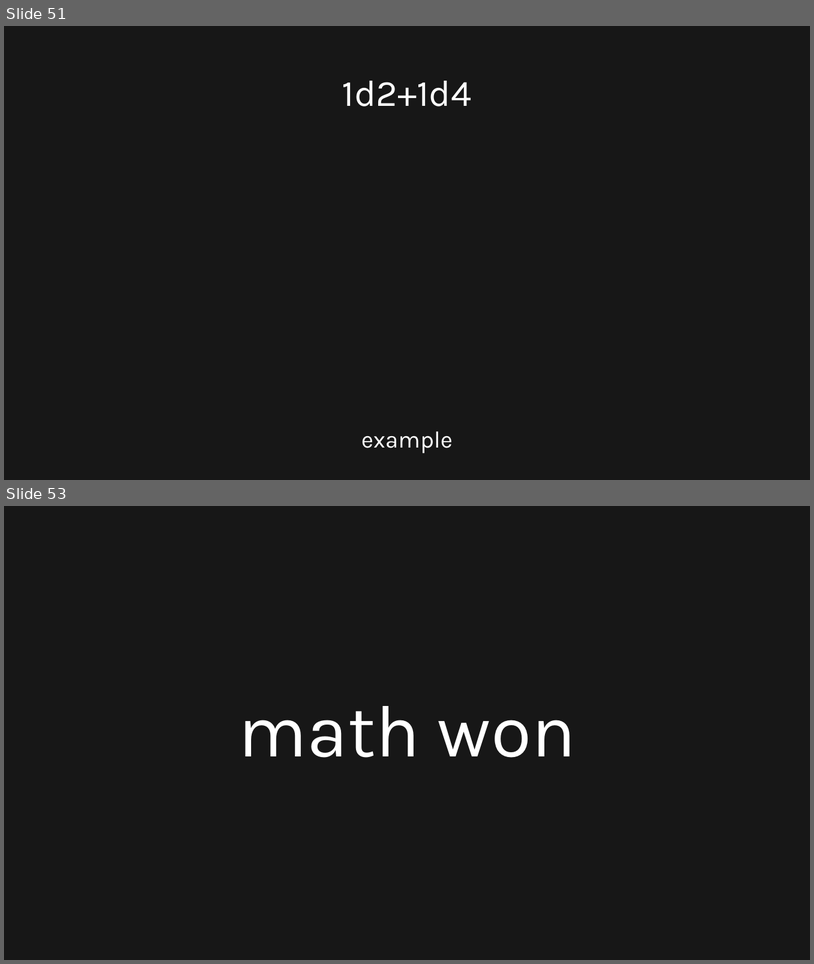
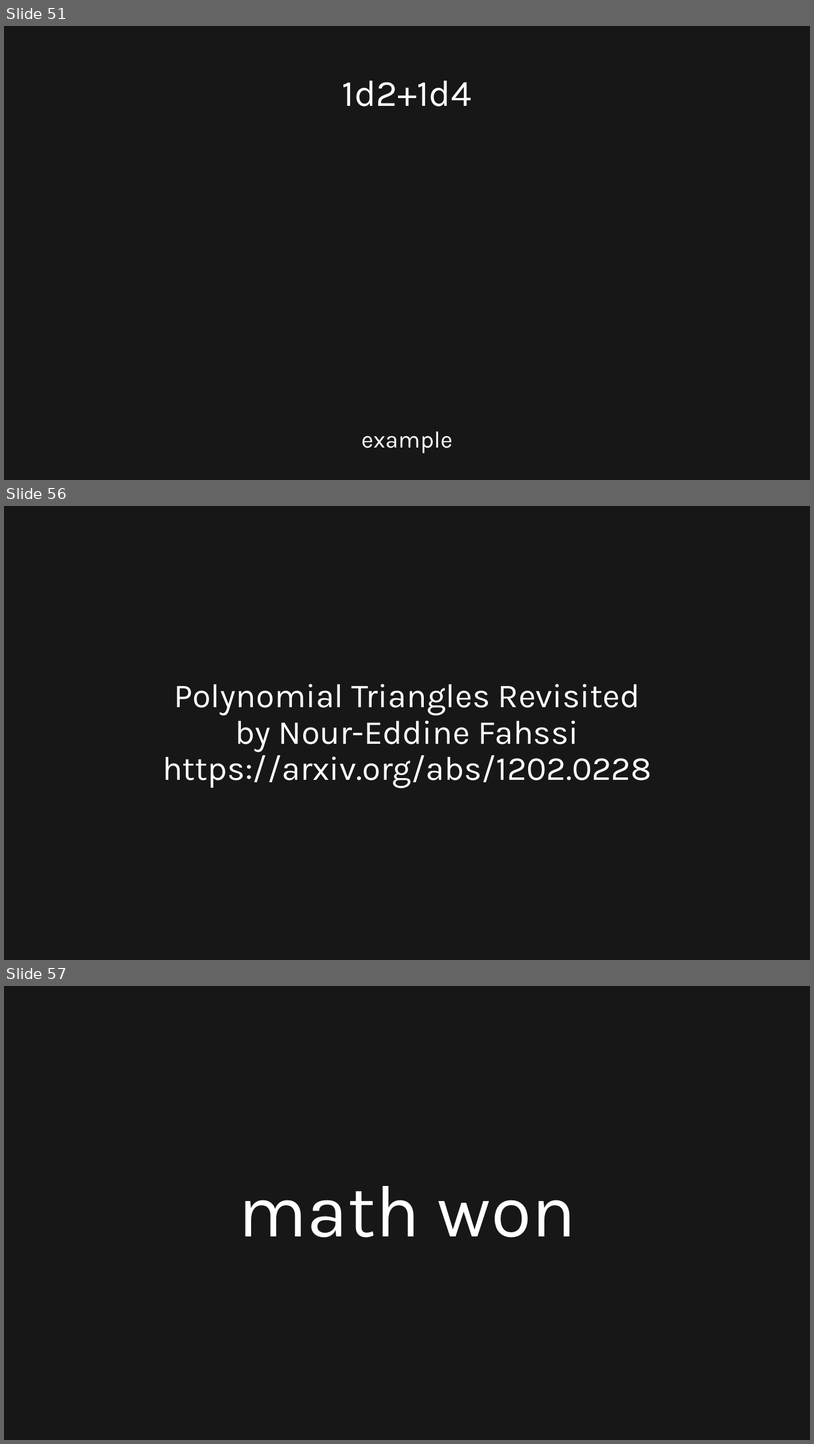
Before and after one commit to TriffnixXIV/Miscellaneous, a slide deck: Savage Attacker Math/Savage Attacker.pptx. Shown one above the other, each under a label of ours: slides 51 and 53 before the commit, slides 51, 56 and 57 after it; the slides between them are not shown. The pictures are 814x964 and 814x1444 pixels, drawn with LibreOffice and Linux fonts; fonts in the diff are those of the drawing; grey boxes stand for pictures. Boxes give left, top, right and bottom in pixels: in the first picture for what was removed or moved away, otherwise in the second. Text is boxed around its words. In the diff, an @@ line names an element or a change of style, - is before the commit and + after.

```diff
--- a/Savage Attacker Math/Savage Attacker.pptx
+++ b/Savage Attacker Math/Savage Attacker.pptx
@@ slide 56 added at (4, 506, 810, 960), background #171717 @@
@@ title added at (162, 684, 651, 788), 40 pt, text #FFFFFF @@
+Polynomial Triangles Revisited
+by Nour-Eddine Fahssi
+https://arxiv.org/abs/1202.0228
@@ what was slide 53 is now slide 57 @@
```
Also in this commit, not shown: 1 slide changed, 3 other slides added, 1 other file.
